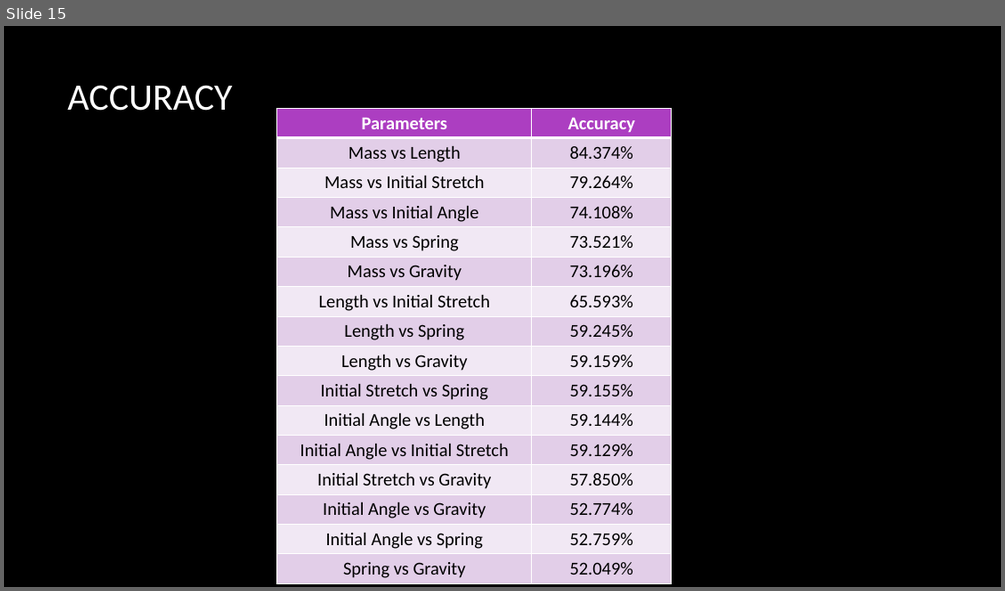
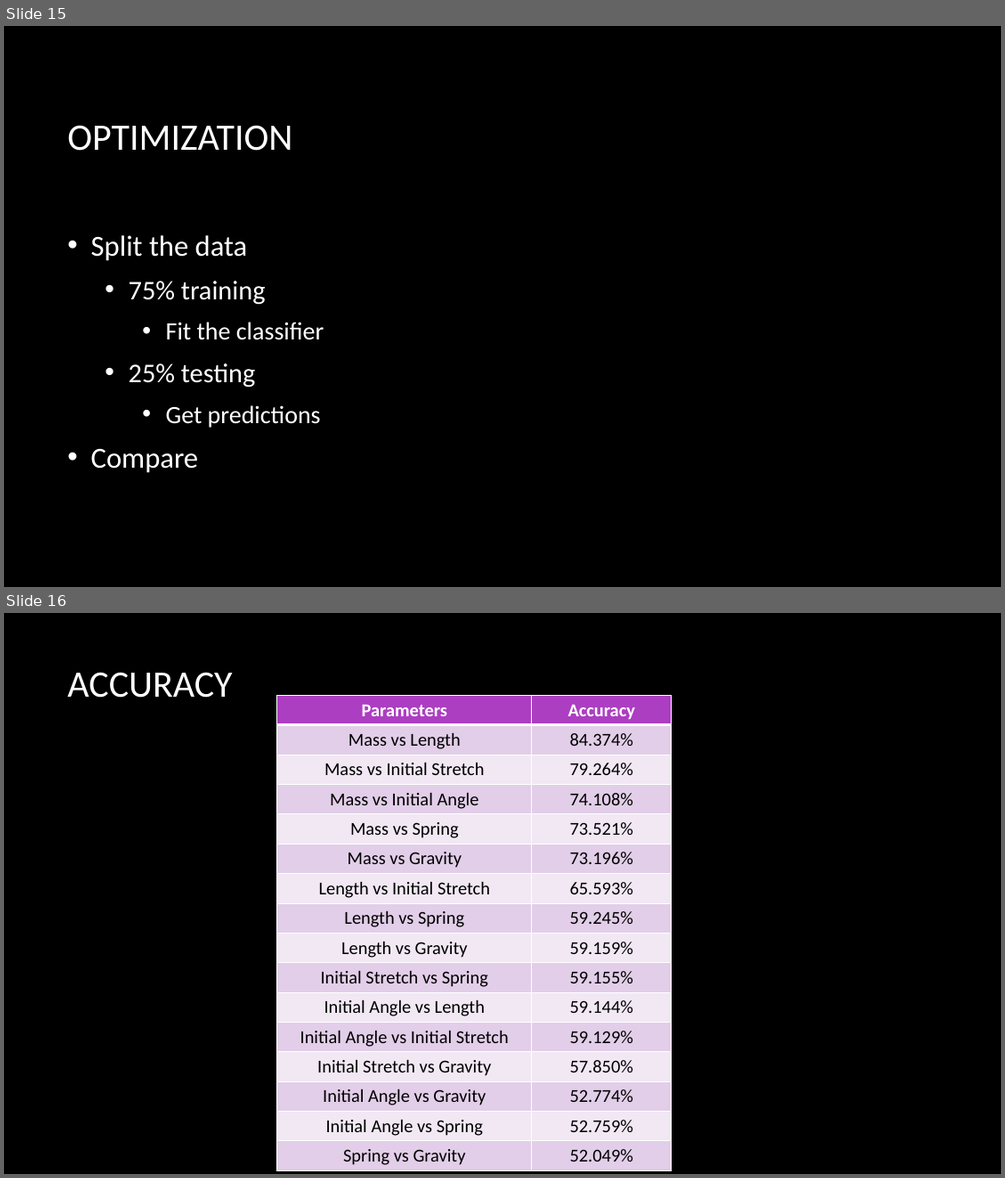
Before and after one commit to Smiley248/nasaspring, a slide deck: Presentations/NASA/NASA presentation.pptx. Shown one above the other, each under a label of ours: slide 15 before the commit, slides 15 and 16 after it. The pictures are 1005x591 and 1005x1178 pixels, drawn with LibreOffice and Linux fonts; fonts in the diff are those of the drawing; background and template pictures are left out. Boxes give left, top, right and bottom in pixels: in the first picture for what was removed or moved away, otherwise in the second. Text is boxed around its words. In the diff, an @@ line names an element or a change of style, - is before the commit and + after.

Commit message:
Added knn accuracy description

```diff
--- a/Presentations/NASA/NASA presentation.pptx
+++ b/Presentations/NASA/NASA presentation.pptx
@@ slide 15 added at (4, 26, 1001, 587), background picture (left out) @@
@@ title added at (67, 125, 292, 151), 36 pt, text #FFFFFF @@
+OPTIMIZATION
@@ text added at (91, 235, 324, 473), 24 pt, text #FFFFFF @@
+• Split the data
+  • 75% training
+    • Fit the classifier
+  • 25% testing
+    • Get predictions
+• Compare
@@ what was slide 15 is now slide 16 @@
```
